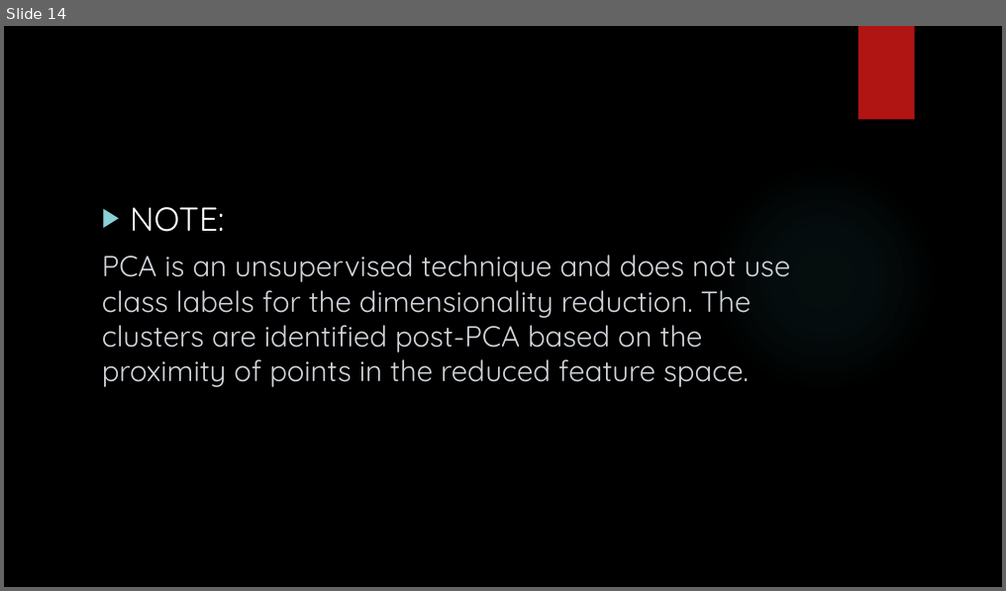
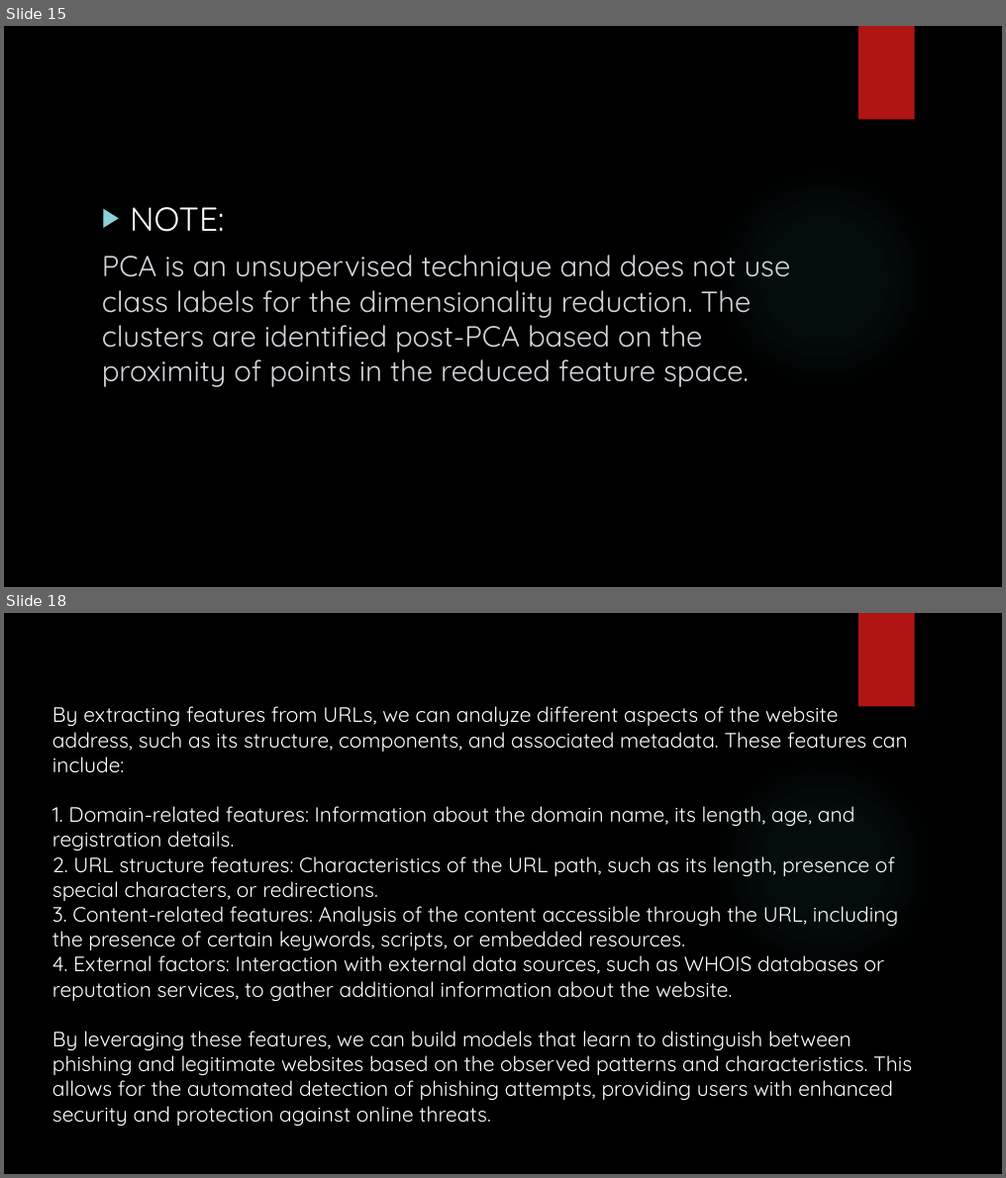
Before and after one commit to mpriyankapatil/ISU-Software_Project_2024, a slide deck: Week 4&5 Presentation.pptx. Shown one above the other, each under a label of ours: slide 14 before the commit, slides 15 and 18 after it; the slides between them are not shown. The pictures are 1006x591 and 1006x1178 pixels, drawn with LibreOffice and Linux fonts; fonts in the diff are those of the drawing; background and template pictures are left out. Boxes give left, top, right and bottom in pixels: in the first picture for what was removed or moved away, otherwise in the second. Text is boxed around its words. In the diff, an @@ line names an element or a change of style, - is before the commit and + after.

```diff
--- a/Week 4&5 Presentation.pptx
+++ b/Week 4&5 Presentation.pptx
@@ slide 18 added at [4,613,1002,1174], background picture (left out); not listed: 2 template elements that a slide beside it also shows @@
@@ text added at [53,706,912,1126], 20 pt, text #FFFFFF @@
+By extracting features from URLs, we can analyze different aspects of the website address, such as its structure, components, and associated metadata. These features can include:
+1. Domain-related features: Information about the domain name, its length, age, and registration details.
+2. URL structure features: Characteristics of the URL path, such as its length, presence of special characters, or redirections.
+3. Content-related features: Analysis of the content accessible through the URL, including the presence of certain keywords, scripts, or embedded resources.
+4. External factors: Interaction with external data sources, such as WHOIS databases or reputation services, to gather additional information about the website.
+By leveraging these features, we can build models that learn to distinguish between phishing and legitimate websites based on the observed patterns and characteristics. This allows for the automated detection of phishing attempts, providing users with enhanced security and protection against online threats.
@@ what was slide 14 is now slide 15 @@
```
Also in this commit, not shown: 3 slides changed, 9 other slides added.
